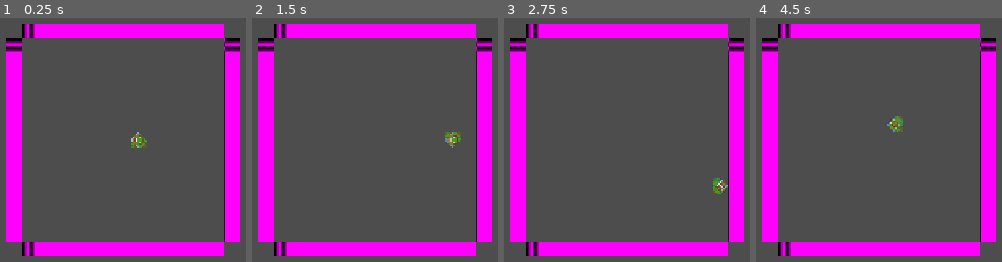
Above: before the commit, frames 1-4 (left to right).
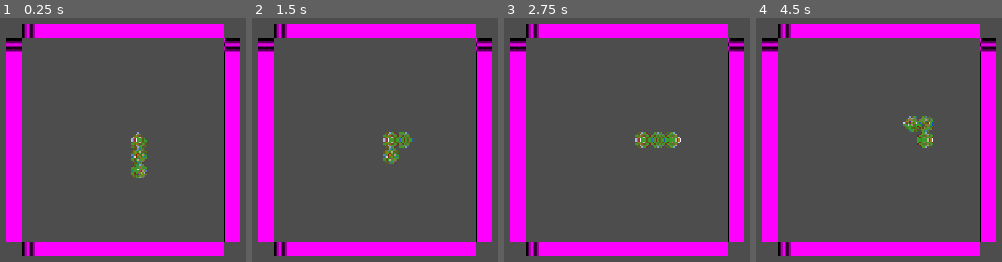
Above: after the commit, the same moments.

Repository: Irresponsible-watermelon/Snakes
Game: Godot game, scene res://Scenes/PlayerSnake.tscn
The game is run twice, just before and just after one commit, with the same random seed, the same clock (stepped at 60 frames per second) and the same inputs.
Inputs:
- Up to frame 1 (0.25 s): no input
- Up to frame 2 (1.5 s): hold D (Right) 0.53-1.28 s; hold S (Down) from 1.28 s (still down)
- Up to frame 3 (2.75 s): release S (Down) at 2.03 s; hold D (Right) from 2.03 s (still down)
- Up to frame 4 (4.5 s): tap Enter at 2.75 s; release D (Right) at 2.78 s; hold W (Up) 2.78-3.53 s; hold A (Left) from 3.53 s (still down)

The runs differ from the first frame. In frame 1, 0.7% of the frame differs, in the area x 53-60%, y 53-66%; in frame 2, 1.3%; in frame 3, 1.4%, in the area x 53-92%, y 46-73%; in frame 4, 1.4%.

Commit message:
making the snake move more nicely

Diff:
--- a/Godot/Scripts/snake.gd
+++ b/Godot/Scripts/snake.gd
@@ -18,6 +18,8 @@
 var head_left_texture = preload("res://Assets/Snake sprites/My_Snake_1/Left.png")
 var head_right_texture = preload("res://Assets/Snake sprites/My_Snake_1/Right.png")
 var head: Sprite2D
+var grow_position: Vector2
+var apple_eaten = false
 
 @onready var snake_parts:Node = $SnakeParts
 @onready var timer = $Timer
@@ -26,7 +28,8 @@
 var walls_dict
 
 var move_direction = Vector2.UP
-var cells_per_second = 2
+var pending_move_direction = Vector2.UP
+var cells_per_second = 1
 var wait_time = (1 / cells_per_second)
 
 # Called when the node enters the scene tree for the first time.
@@ -38,6 +41,8 @@
 	head.texture = head_up_texture
 	snake_parts.add_child(head)
 	body_parts.append(head)
+	snake_elongate(Vector2(50,100))
+	snake_elongate(Vector2(50,150))
 	timer.timeout.connect(on_timeout)
 	timer.wait_time = wait_time
 
@@ -46,18 +51,20 @@
 func _process(delta: float) -> void:
 	pass
 func _input(event):
-	if (event.is_action_pressed("ui_up") or event.is_action_pressed("Up") and move_direction != Vector2.DOWN):
-		move_direction = Vector2.UP
-	elif (event.is_action_pressed("ui_down") or event.is_action_pressed("Down") and move_direction != Vector2.UP):
-			move_direction = Vector2.DOWN
-	elif (event.is_action_pressed("ui_left") or event.is_action_pressed("Left") and move_direction != Vector2.RIGHT):
-		move_direction = Vector2.LEFT
-	elif (event.is_action_pressed("ui_right") or event.is_action_pressed("Right") and move_direction != Vector2.LEFT):
-		move_direction = Vector2.RIGHT
+	if (event.is_action_pressed("ui_up") or event.is_action_pressed("Up")) and (move_direction != Vector2.DOWN):
+		pending_move_direction = Vector2.UP
+	elif (event.is_action_pressed("ui_down") or event.is_action_pressed("Down")) and (move_direction != Vector2.UP):
+			pending_move_direction = Vector2.DOWN
+	elif (event.is_action_pressed("ui_left") or event.is_action_pressed("Left")) and (move_direction != Vector2.RIGHT):
+		pending_move_direction = Vector2.LEFT
+	elif (event.is_action_pressed("ui_right") or event.is_action_pressed("Right")) and (move_direction != Vector2.LEFT):
+		pending_move_direction = Vector2.RIGHT
 	print_debug(move_direction)
 
 func on_timeout():
-	var new_head_position = position + (move_direction * body_segment_size)
+	move_direction = pending_move_direction
+	grow_position = body_parts[-1].position
+	var new_head_position = new_head_pos_finder()
 
 	var wall_collision = check_wall_collision(new_head_position)
 	if wall_collision == null:
@@ -67,9 +74,31 @@
 		var has_collisioned = true
 
 
-func move_to_position(new_position):
-	position = new_position
-	body_parts[0].position = new_position
+func new_head_pos_finder():
+	var new_head_position = body_parts[0].position
+
+	if move_direction == Vector2.UP:
+		new_head_position.y -= body_segment_size
+	elif move_direction == Vector2.DOWN:
+		new_head_position.y += body_segment_size
+	elif move_direction == Vector2.LEFT:
+		new_head_position.x -= body_segment_size
+	elif move_direction == Vector2.RIGHT:
+		new_head_position.x += body_segment_size
+	return new_head_position
+
+func move_to_position(new_head_position):
+	var previous_positions: Array[Vector2] = []
+
+	for part in body_parts:
+		previous_positions.append(part.position)
+	for x in range(1, body_parts.size()):
+		body_parts[x].position = previous_positions[x - 1]
+
+	body_parts[0].position = new_head_position
+	if apple_eaten:
+		snake_elongate(grow_position)
+		apple_eaten = false
 
 func check_wall_collision(new_head_position: Vector2):
 	if (new_head_position.x == walls_dict["left"].position.x) and move_direction == Vector2.LEFT:
@@ -90,3 +119,12 @@
 		head.texture = head_left_texture
 	elif move_direction ==  Vector2.RIGHT:
 		head.texture = head_right_texture
+
+func snake_elongate(grow_position):
+	var part = Sprite2D.new()
+	part.centered = true
+	part.scale = Vector2 (1,1)
+	part.texture = body_texture
+	part.position = grow_position
+	snake_parts.add_child(part)
+	body_parts.append(part)
